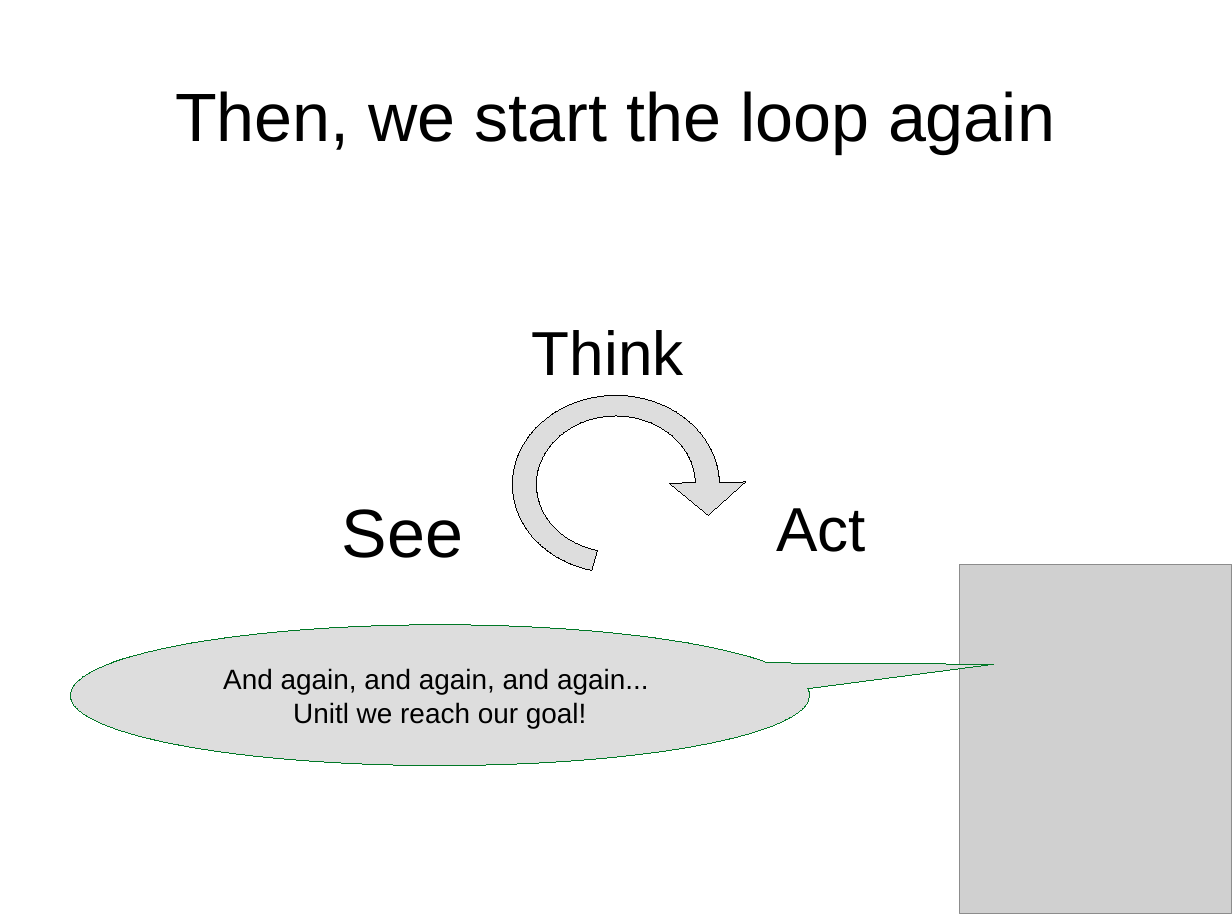
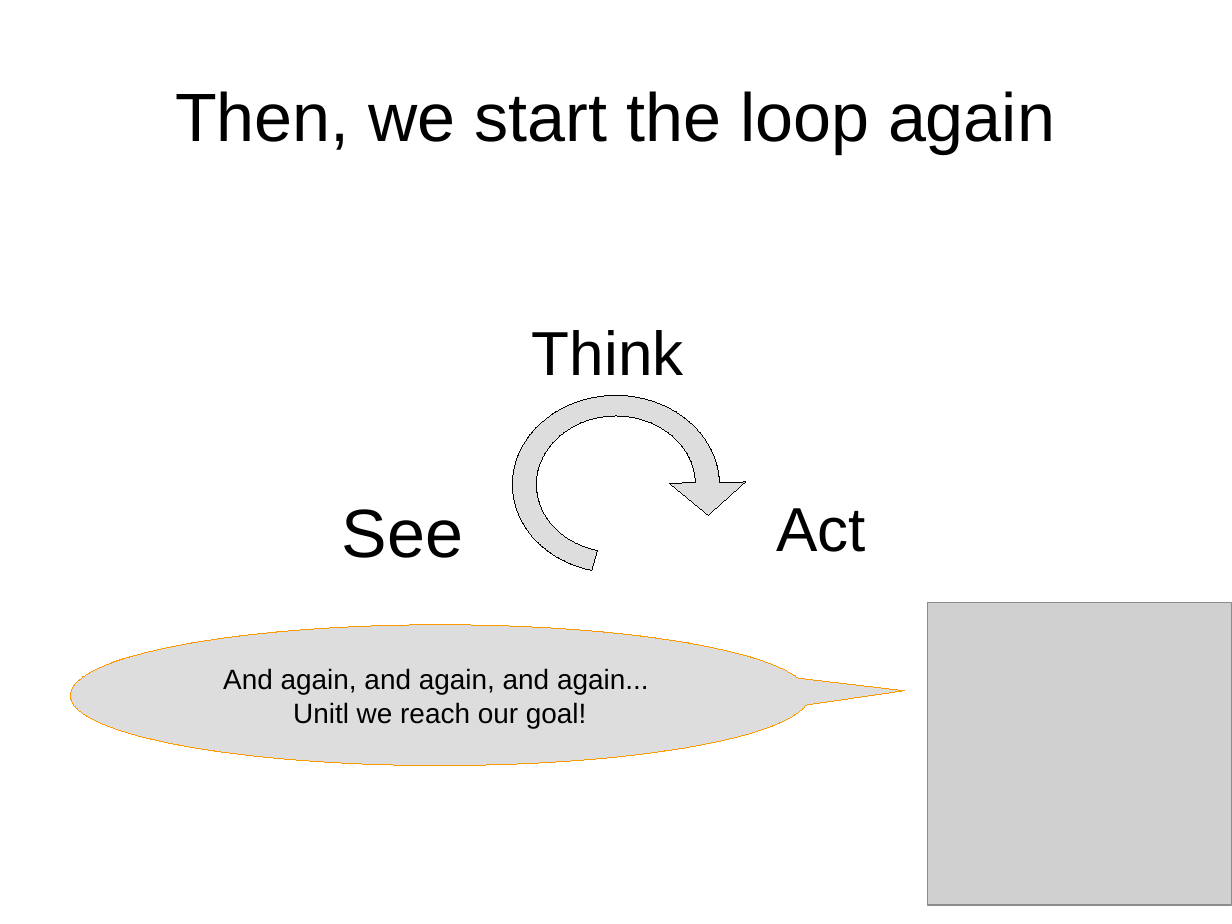
Before and after one commit to maivincent/MISE_presentations, a slide deck: slide 10 of 3_Autonomous_Mobile_Robots.odp. Drawn at 1232x924 pixels with LibreOffice and Linux fonts; fonts in the diff are those of the drawing; grey boxes stand for pictures. Boxes give left, top, right and bottom in pixels: in the first picture for what was removed or moved away, otherwise in the second. Text is boxed around its words. In the diff, an @@ line names an element or a change of style, - is before the commit and + after.

```diff
--- a/3_Autonomous_Mobile_Robots.odp
+++ b/3_Autonomous_Mobile_Robots.odp
@@ speech bubble "And again, and again, and ..." at (70, 625, 809, 766): outline #007826 0 pt to #FF9900 0 pt; proportions changed @@
@@ picture: place and size @@
-picture at (959, 565, 1232, 913)
+picture at (928, 603, 1232, 904)
```
Also in this commit, not shown: 3 other slides changed, 5 other files.
